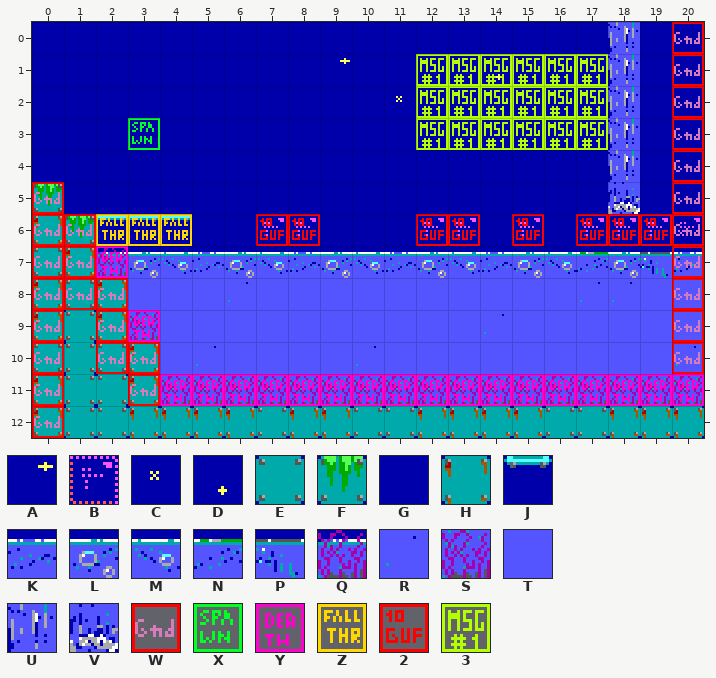
A Tiled map gets an edit: levels/0701.tmx. Above: the version before the commit.
Cells are 16x16 px. Shown: x 0..20, y 0..12.
Key: from "Tileset": A 2, B 7, C 22, D 23, E 40, F 41, G 44, H 60, J 64, K 84, L 85, M 86, N 87, P 88, Q 89, R 104, S 105, T 106, U 108, V 128; from "obj_layer": W 1, X 2, Y 3, Z 4, 2 7, 3 20.
_ is an empty cell.
Layer "bg" before, first column x 0:
 0 GGGGGGGGGGGGGGGGGGUGG
 1 GGGGGGGGGAGGGGDGGGUGG
 2 GGGGGGGGGGGCGGGGGGUGG
 3 GGGGGGGGGGGGGGGGGGUGG
 4 GGGGGGGGGGGGGGGGGGUGG
 5 FGGGGGGGGGGGGGGGGGVGG
 6 HFJJJGGBBGGGBBGBGBBBB
 7 EHQLMKLMKLMKLMKLMNLPK
 8 HEHTTTRTTTTTTTTTTRRTT
 9 HEHSTTTTTTTTTTRTTTTTT
10 EEEHTRTTTTRTTTTTTTTTR
11 HEEHSSSSSSSSSSSSSSSSS
12 HEEHHHHEHHEEHHHHEEHHH
Layer "col" before, first column x 0:
 0 ____________________W
 1 ____________333333__W
 2 ____________333333__W
 3 ___X________333333__W
 4 ____________________W
 5 W___________________W
 6 WWZZZ__22___22_2_222W
 7 WWY_________________W
 8 WWW_________________W
 9 W_WY________________W
10 W_WW________________W
11 W__WYYYYYYYYYYYYYYYYY
12 W____________________
The same view after the edit:
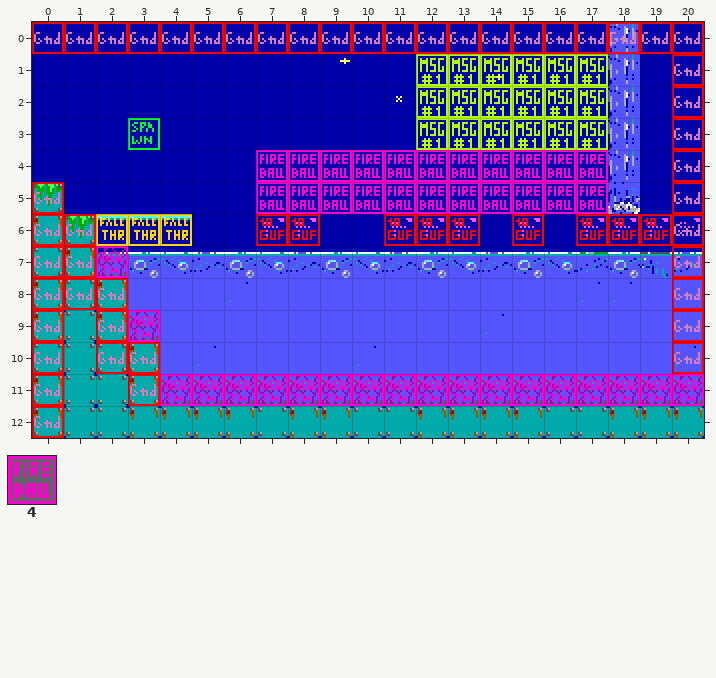
Further tiles: from "obj_layer": 4 8.
Diff:
Layer "bg":
Tile G becomes tile B in row 6 at x 11.
Layer "col":
The author put tile 2 in row 6 at x 11.
The author put tile 4 in rows 4 to 5 at x 7 to 17.
The author put tile W in row 0 at x 0 to 19.
Where, in picture pixels (left, top, right, bottom), the same in both pictures:
added: (32, 22, 672, 54)
changed: (256, 150, 608, 246)
